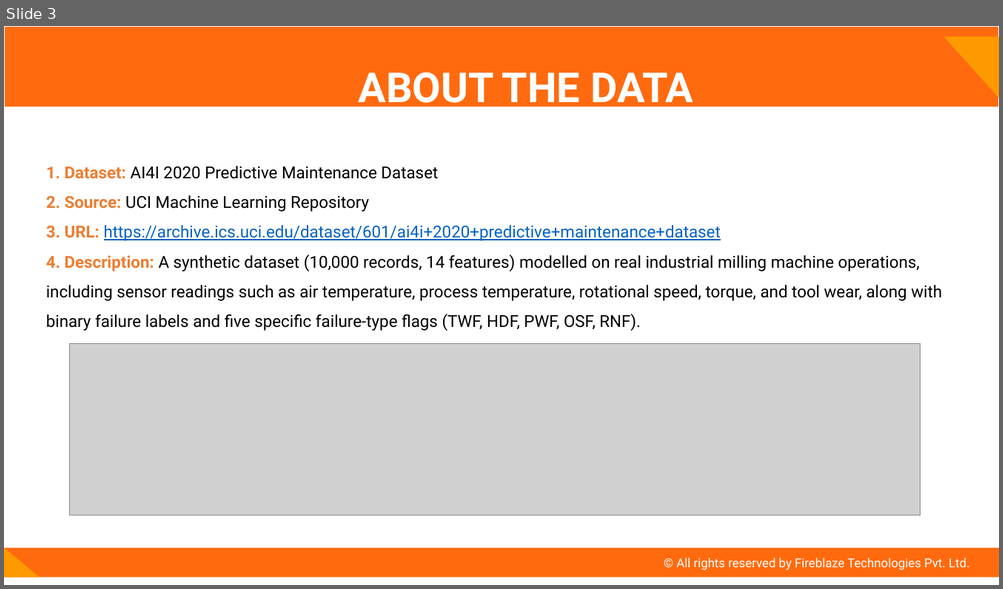
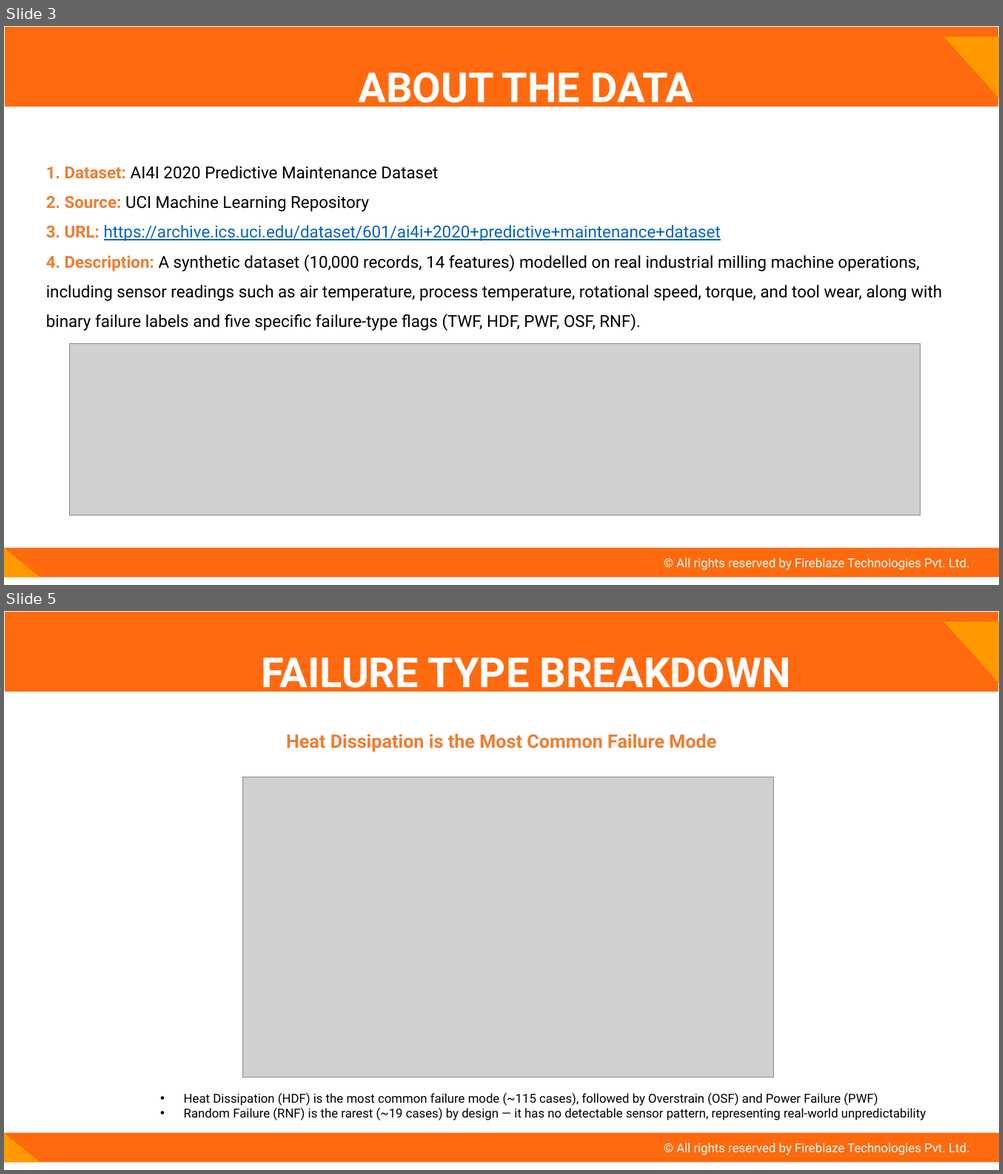
Before and after one commit to juhi-m1711/Predictive-Maintenance-for-Machinery, a slide deck: ML Project.pptx. Shown one above the other, each under a label of ours: slide 3 before the commit, slides 3 and 5 after it; the slides between them are not shown. The pictures are 1003x589 and 1003x1174 pixels, drawn with LibreOffice and Linux fonts; fonts in the diff are those of the drawing; grey boxes stand for pictures. Boxes give left, top, right and bottom in pixels: in the first picture for what was removed or moved away, otherwise in the second. Text is boxed around its words. In the diff, an @@ line names an element or a change of style, - is before the commit and + after.

```diff
--- a/ML Project.pptx
+++ b/ML Project.pptx
@@ slide 5 added at (x1=4, y1=611, x2=999, y2=1170), background #FFFFFF @@
@@ title added at (x1=4, y1=611, x2=999, y2=692), fill #FF6A0E, outline #FFFFFF 0.75 pt, 40 pt, text #FFFFFF, bold @@
+FAILURE TYPE BREAKDOWN
@@ right triangle added at (x1=943, y1=621, x2=999, y2=684), fill #FF9900 @@
@@ text added at (x1=286, y1=734, x2=716, y2=752), 18 pt, text #ED7D31, bold @@
+Heat Dissipation is the Most Common Failure Mode
@@ picture added at (x1=243, y1=777, x2=774, y2=1077) @@
@@ text added at (x1=184, y1=1093, x2=925, y2=1121), 12 pt, text #000000 @@
+• Heat Dissipation (HDF) is the most common failure mode (~115 cases), followed by Overstrain (OSF) and Power Failure (PWF)
+• Random Failure (RNF) is the rarest (~19 cases) by design — it has no detectable sensor pattern, representing real-world unpredictability
@@ rectangle added at (x1=4, y1=1133, x2=999, y2=1162), fill #FF6A0E, 12 pt, text #FFFFFF @@
+© All rights reserved by Fireblaze Technologies Pvt. Ltd.
@@ right triangle added at (x1=4, y1=1133, x2=40, y2=1162), fill #FF9900 @@
```
Also in this commit, not shown: 5 slides changed, 5 other slides added, 10 other files.
